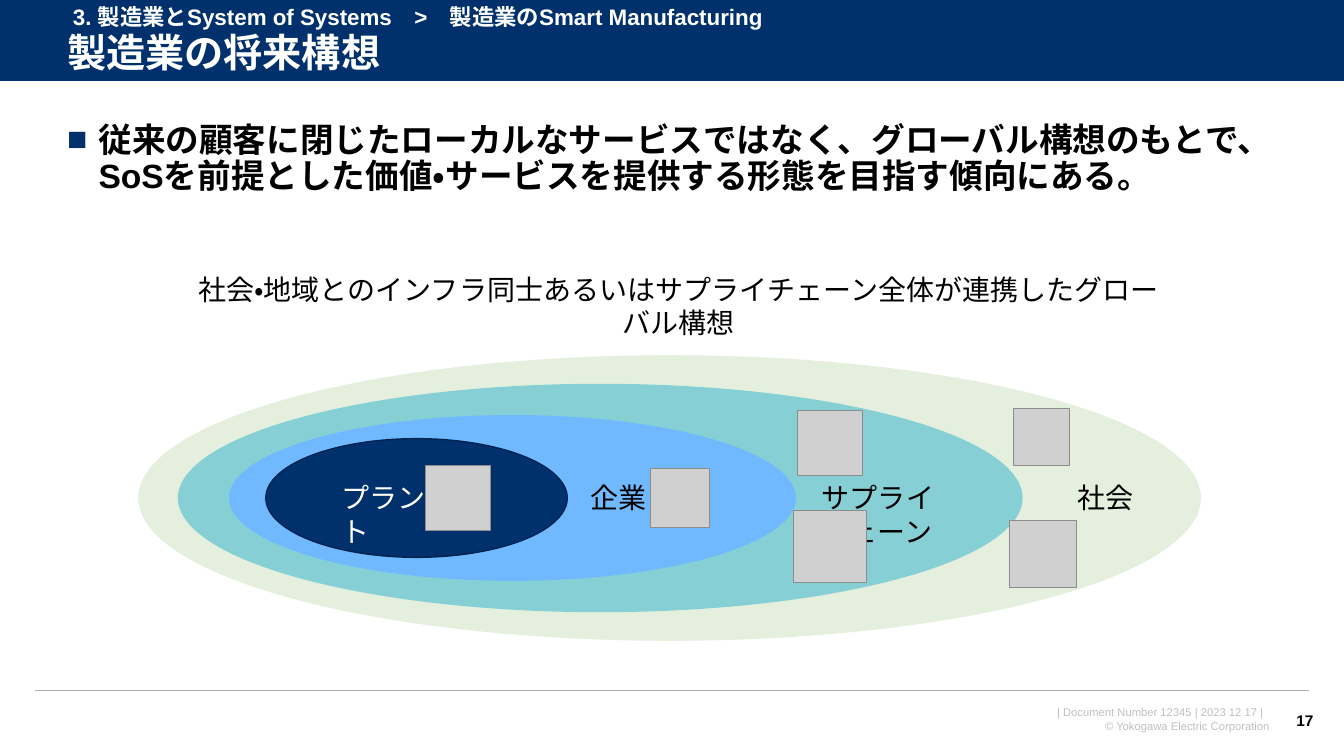
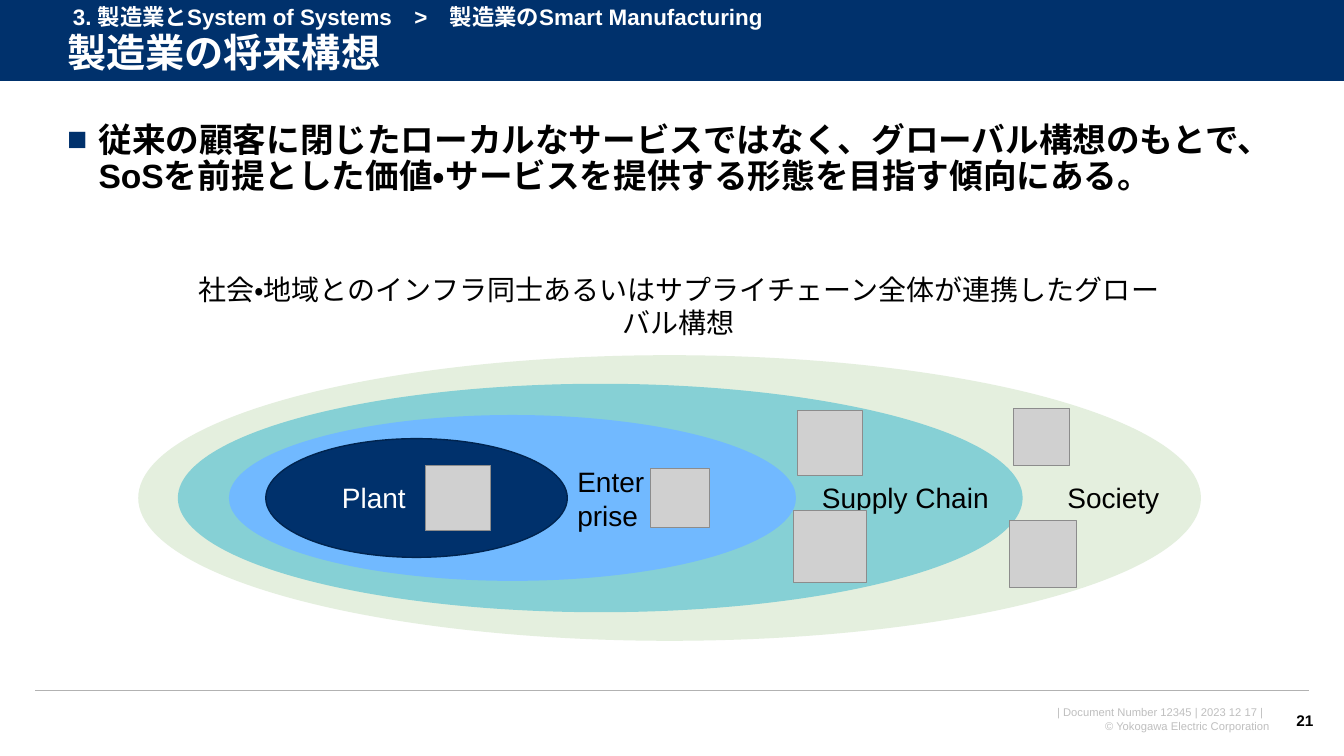
Before and after one commit to watarukumagai-git/opt, a slide deck: slide 21 of SoS/240322_SoS_kumagai.pptx (slide 17 before the commit). Drawn at 1344x756 pixels with LibreOffice and Linux fonts; fonts in the diff are those of the drawing; grey boxes stand for pictures; background and template pictures are left out. Boxes give left, top, right and bottom in pixels: in the first picture for what was removed or moved away, otherwise in the second. Text is boxed around its words. In the diff, an @@ line names an element or a change of style, - is before the commit and + after.

```diff
--- a/SoS/240322_SoS_kumagai.pptx
+++ b/SoS/240322_SoS_kumagai.pptx
@@ text at <box>342,487,406,509</box>: text changed @@
-プラント
+Plant
@@ text at <box>590,484,646,511</box>: text changed @@
-企業
+Enterprise
@@ text at <box>822,487,988,514</box>: text changed @@
-サプライチェーン
+Supply Chain
@@ text at <box>1067,487,1159,514</box>: text changed @@
-社会
+Society
@@ page number at <box>1296,715,1313,726</box>: text changed @@
-17
+21
```
Also in this commit, not shown: 13 other slides changed, 4 slides added, 8 slides removed.
